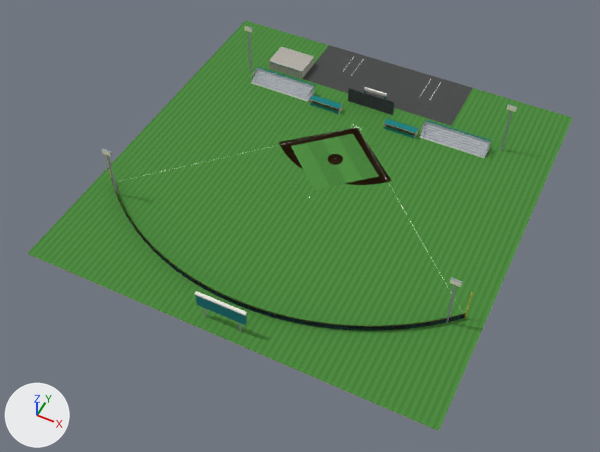
The glTF model assets/verda/city/civic/ballpark_3.glb: old version first, new version second.
The view is the same before and after, from a 50 mm camera at (82.7, -175.2, 199.5) aimed at (0.9, -11.6, -5.0). Arrows for +X, +Y and +Z are at lower left; the lights stay in place. The picture after the commit comes second. Vertices at exactly the same position are counted once.

In view in the first picture: 'ballpark_3'.
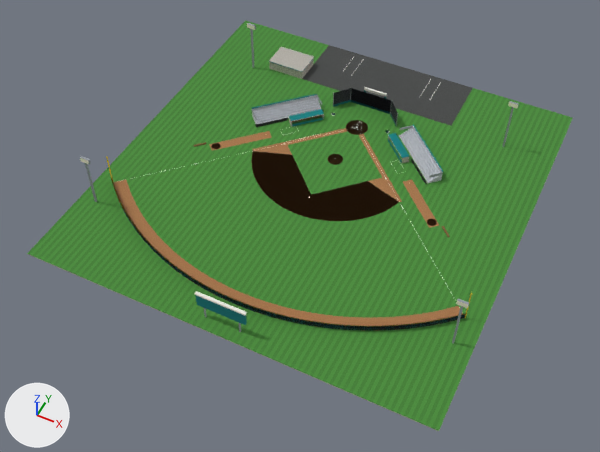
Boxes (x1, y1, x2, y2) around the edits, measured in the pictures (600 x 452 px):
part 1 of me_ballpark_3, rebuilt (7% wider, 14% taller)
    before: (291, 134, 379, 190)
    after: (288, 131, 382, 195)
part 2 of me_ballpark_3, deleted
    before: (102, 26, 517, 323)
part 3 of me_ballpark_3, built on
    before: (279, 88, 418, 185)
    after: (193, 88, 450, 237)
part 4 of me_ballpark_3, added
    after: (80, 156, 469, 344)
part 5 of me_ballpark_3, added
    after: (247, 23, 256, 68)
part 6 of me_ballpark_3, added
    after: (503, 101, 519, 147)

What changed in the scene script:
```text
Change me_ballpark_3:
    used by ob_ballpark_3; location = (0.0, 0.0, 0.0)
    remove me_ballpark_3.from_pydata(...)  # 1619 vertices, 2376 faces; spans x -68.0..68.0, y -64.0..76.0, z -0.6..19.6
    add me_ballpark_3.from_pydata(...)  # 2404 vertices, 3177 faces; spans x -68.0..68.0, y -64.0..76.0, z -0.3..19.6
    me_ballpark_3 part 1: the loose piece of 4 vertices spanning x -16.8..16.8, y 0.8..32.4, z 0.0 is rebuilt with 4 vertices and now spans x -18.1..18.1, y -1.4..34.7, z 0.0
    me_ballpark_3 part 2: 18 loose pieces with 216 vertices, spanning x -59.6..59.6, y -30.4..48.4, z 0.0..19.6, are deleted
    me_ballpark_3 part 3: 1 vertex moved from x -0.2, y 35.8, z 0.0 to x 0.2, y 36.0, z 0.1; 142 vertices removed from x -21.5..21.5, y 7.0..48.2, z -0.6..6.0; 1013 vertices added at x -47.4..47.4, y -11.4..48.1, z 0.0..6.7
    me_ballpark_3 part 4: 98 vertices added at x -63.6..63.6, y -52.0..-23.0, z 0.0..19.6
    me_ballpark_3 part 5: 16 vertices added at x -51.6..-48.4, y 49.6..50.4, z 0.0..19.6
    me_ballpark_3 part 6: 16 vertices added at x 48.4..51.6, y 49.6..50.4, z 0.0..19.6
```
